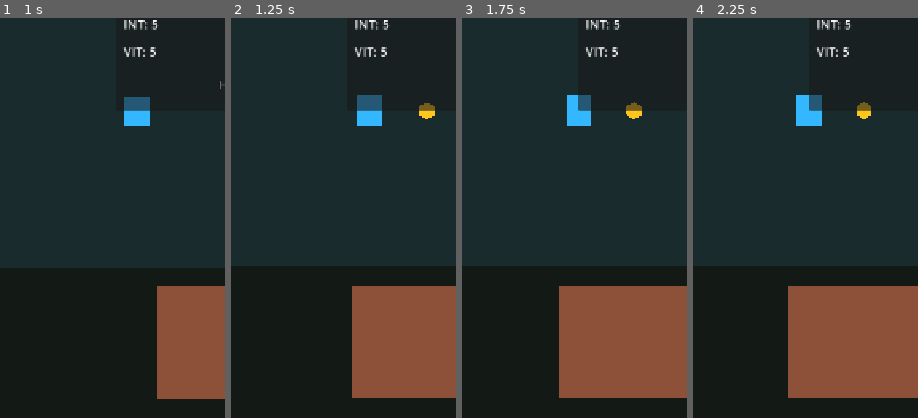
Above: before the commit, frames 1-4 (left to right).
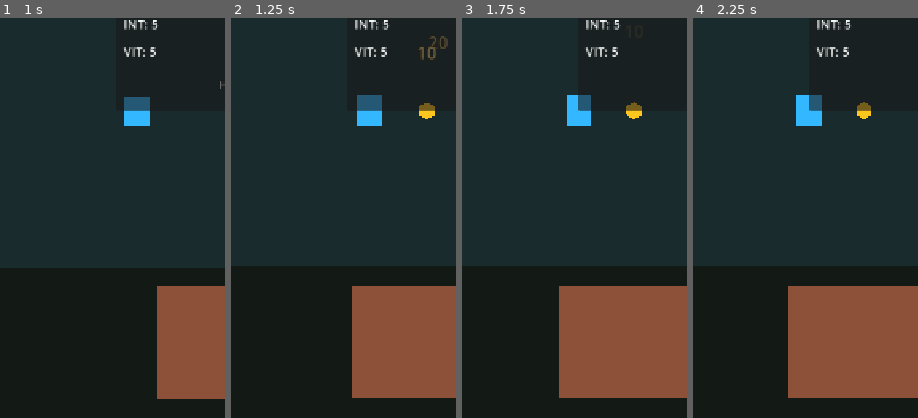
Above: after the commit, the same moments.

Repository: jaakko0/ARPG-game
Game: Godot game, scene res://scenes/main.tscn
Same seed, same stepped clock (60 frames per second), same inputs: the game is played once before the commit and once after it.
Inputs (mouse positions are % of the whole screen's width and height, from its top left):
- Up to frame 1 (1 s): move the mouse to (72, 45) at 0.52 s; hold D (move_right) from 0.53 s (still down); tap Space (fireball) at 0.6 s; click (72, 45) at 0.67 s
- Up to frame 2 (1.25 s): keep holding D (move_right)
- Up to frame 3 (1.75 s): release D (move_right) at 1.25 s; drag from (30, 55) to (68, 27) at 1.27 s
- Up to frame 4 (2.25 s): click "Fireball" at 2 s
The pictures show only the part of the screen within x 24-74%, y 16-66%; the shares and areas given below are measured in that part.

Frame 1 is identical in both runs. In frame 2, 0.2% of the frame differs, in the area x 83-97%, y 4-11%; in frame 3, less than 0.1%; in frame 4, nothing differs.

Commit message:
Add basic combat feedback

Diff:
--- a/scenes/enemy.tscn
+++ b/scenes/enemy.tscn
@@ -1,9 +1,11 @@
-[gd_scene load_steps=6 format=3]
+[gd_scene load_steps=8 format=3]
 
 [ext_resource type="Script" path="res://scripts/enemy.gd" id="1_enemy_script"]
 [ext_resource type="Script" path="res://scripts/health.gd" id="2_health_script"]
 [ext_resource type="Script" path="res://scripts/loot_dropper.gd" id="3_loot_dropper_script"]
 [ext_resource type="PackedScene" path="res://scenes/gold_pickup.tscn" id="4_gold_pickup"]
+[ext_resource type="Script" path="res://scripts/combat_feedback.gd" id="5_combat_feedback_script"]
+[ext_resource type="PackedScene" path="res://scenes/floating_damage_number.tscn" id="6_damage_number"]
 
 [sub_resource type="CircleShape2D" id="CircleShape2D_enemy"]
 radius = 18.0
@@ -27,6 +29,10 @@
 script = ExtResource("3_loot_dropper_script")
 pickup_scene = ExtResource("4_gold_pickup")
 
+[node name="CombatFeedback" type="Node" parent="."]
+script = ExtResource("5_combat_feedback_script")
+damage_number_scene = ExtResource("6_damage_number")
+
 [node name="HealthLabel" type="Label" parent="."]
 z_index = 10
 offset_left = -50.0
@@ -39,3 +45,5 @@
 theme_override_font_sizes/font_size = 16
 text = "HP: 30 / 30"
 horizontal_alignment = 1
+
+[connection signal="damage_taken" from="Health" to="CombatFeedback" method="show_damage"]
--- /dev/null
+++ b/scenes/floating_damage_number.tscn
@@ -0,0 +1,21 @@
+[gd_scene load_steps=2 format=3]
+
+[ext_resource type="Script" path="res://scripts/floating_damage_number.gd" id="1_floating_damage_number_script"]
+
+[node name="FloatingDamageNumber" type="Node2D" groups=["floating_damage_number"]]
+z_index = 100
+script = ExtResource("1_floating_damage_number_script")
+
+[node name="DamageLabel" type="Label" parent="."]
+offset_left = -60.0
+offset_top = -20.0
+offset_right = 60.0
+offset_bottom = 20.0
+mouse_filter = 2
+theme_override_colors/font_color = Color(1, 0.92, 0.52, 1)
+theme_override_colors/font_outline_color = Color(0.15, 0.03, 0.01, 1)
+theme_override_constants/outline_size = 5
+theme_override_font_sizes/font_size = 28
+text = "10"
+horizontal_alignment = 1
+vertical_alignment = 1
--- /dev/null
+++ b/scripts/combat_feedback.gd
@@ -0,0 +1,74 @@
+extends Node
+
+@export var damage_number_scene: PackedScene
+@export_node_path("Node2D") var visual_path: NodePath = NodePath("../Placeholder")
+@export var damage_number_offset: Vector2 = Vector2(0.0, -82.0)
+@export_range(0.0, 20.0, 1.0) var reaction_distance: float = 8.0
+@export_range(0.01, 1.0, 0.01) var reaction_duration: float = 0.12
+@export var flash_modulate: Color = Color(2.0, 2.0, 2.0, 1.0)
+
+@onready var damage_target := get_parent() as Node2D
+@onready var visual := get_node_or_null(visual_path) as Node2D
+
+var original_visual_position: Vector2
+var original_visual_modulate: Color
+var reaction_tween: Tween
+
+
+func _ready() -> void:
+	if visual != null:
+		original_visual_position = visual.position
+		original_visual_modulate = visual.modulate
+
+
+func show_damage(damage_amount: int, hit_direction: Vector2) -> void:
+	if damage_amount <= 0:
+		return
+
+	spawn_damage_number(damage_amount)
+	play_hit_reaction(hit_direction)
+
+
+func spawn_damage_number(damage_amount: int) -> void:
+	if damage_number_scene == null or damage_target == null:
+		return
+
+	var scene_root := get_tree().current_scene
+
+	if scene_root == null:
+		return
+
+	var damage_number := damage_number_scene.instantiate() as Node2D
+
+	if damage_number == null:
+		return
+
+	scene_root.add_child(damage_number)
+	damage_number.global_position = damage_target.global_position + damage_number_offset
+	damage_number.call("setup", damage_amount)
+
+
+func play_hit_reaction(hit_direction: Vector2) -> void:
+	if visual == null:
+		return
+
+	if reaction_tween != null and reaction_tween.is_valid():
+		reaction_tween.kill()
+
+	var recoil_direction := hit_direction.normalized()
+	visual.position = original_visual_position + recoil_direction * reaction_distance
+	visual.modulate = flash_modulate
+
+	reaction_tween = create_tween().set_parallel()
+	reaction_tween.tween_property(
+		visual,
+		"position",
+		original_visual_position,
+		reaction_duration
+	).set_trans(Tween.TRANS_QUAD).set_ease(Tween.EASE_OUT)
+	reaction_tween.tween_property(
+		visual,
+		"modulate",
+		original_visual_modulate,
+		reaction_duration
+	)
--- a/scripts/enemy.gd
+++ b/scripts/enemy.gd
@@ -48,7 +48,13 @@
 	var damage_target := find_contact_damage_target()
 
 	if damage_target != null:
-		damage_target.call("take_damage", contact_damage)
+		var target_body := damage_target as Node2D
+		var hit_direction := Vector2.ZERO
+
+		if target_body != null:
+			hit_direction = (target_body.global_position - global_position).normalized()
+
+		damage_target.call("take_damage", contact_damage, hit_direction)
 		attack_cooldown_remaining = attack_interval
 
 
@@ -66,8 +72,8 @@
 	return null
 
 
-func take_damage(amount: int) -> void:
-	health.take_damage(amount)
+func take_damage(amount: int, hit_direction: Vector2 = Vector2.ZERO) -> void:
+	health.take_damage(amount, hit_direction)
 
 
 func _on_health_changed(current_health: int, max_health: int) -> void:
--- a/scripts/fireball_projectile.gd
+++ b/scripts/fireball_projectile.gd
@@ -41,6 +41,6 @@
 		and collider.is_in_group(target_group)
 		and collider.has_method("take_damage")
 	):
-		collider.call("take_damage", damage)
+		collider.call("take_damage", damage, direction)
 
 	queue_free()
--- /dev/null
+++ b/scripts/floating_damage_number.gd
@@ -0,0 +1,20 @@
+extends Node2D
+
+@export_range(0.1, 3.0, 0.05) var duration: float = 0.7
+@export_range(0.0, 200.0, 1.0) var rise_distance: float = 46.0
+
+@onready var damage_label: Label = $DamageLabel
+
+
+func setup(damage_amount: int) -> void:
+	damage_label.text = str(maxi(damage_amount, 0))
+
+	var tween := create_tween().set_parallel()
+	tween.tween_property(
+		self,
+		"position",
+		position + Vector2.UP * rise_distance,
+		duration
+	).set_trans(Tween.TRANS_QUAD).set_ease(Tween.EASE_OUT)
+	tween.tween_property(self, "modulate:a", 0.0, duration)
+	tween.finished.connect(queue_free)
--- a/scripts/health.gd
+++ b/scripts/health.gd
@@ -1,6 +1,7 @@
 extends Node
 
 signal health_changed(current_health: int, max_health: int)
+signal damage_taken(damage_amount: int, hit_direction: Vector2)
 signal depleted
 
 @export_range(1, 100000, 1) var max_health: int = 100
@@ -12,15 +13,19 @@
 	current_health = max_health
 
 
-func take_damage(amount: int) -> void:
+func take_damage(amount: int, hit_direction: Vector2 = Vector2.ZERO) -> int:
 	if amount <= 0 or current_health <= 0:
-		return
+		return 0
 
-	current_health = maxi(current_health - amount, 0)
+	var damage_amount := mini(amount, current_health)
+	current_health -= damage_amount
+	damage_taken.emit(damage_amount, hit_direction.normalized())
 	health_changed.emit(current_health, max_health)
 
 	if current_health == 0:
 		depleted.emit()
+
+	return damage_amount
 
 
 func heal(amount: int) -> void:
--- a/scripts/player.gd
+++ b/scripts/player.gd
@@ -99,7 +99,10 @@
 	var attack_target := find_nearest_enemy_in_range()
 
 	if attack_target != null:
-		attack_target.call("take_damage", attack_damage)
+		var hit_direction := (
+			attack_target.global_position - global_position
+		).normalized()
+		attack_target.call("take_damage", attack_damage, hit_direction)
 		attack_cooldown_remaining = attack_interval
 
 
@@ -125,8 +128,8 @@
 	return nearest_enemy
 
 
-func take_damage(amount: int) -> void:
-	health.take_damage(amount)
+func take_damage(amount: int, hit_direction: Vector2 = Vector2.ZERO) -> void:
+	health.take_damage(amount, hit_direction)
 
 
 func heal(amount: int) -> void:
Not shown, added: scripts/combat_feedback.gd.uid
Not shown, added: scripts/floating_damage_number.gd.uid
